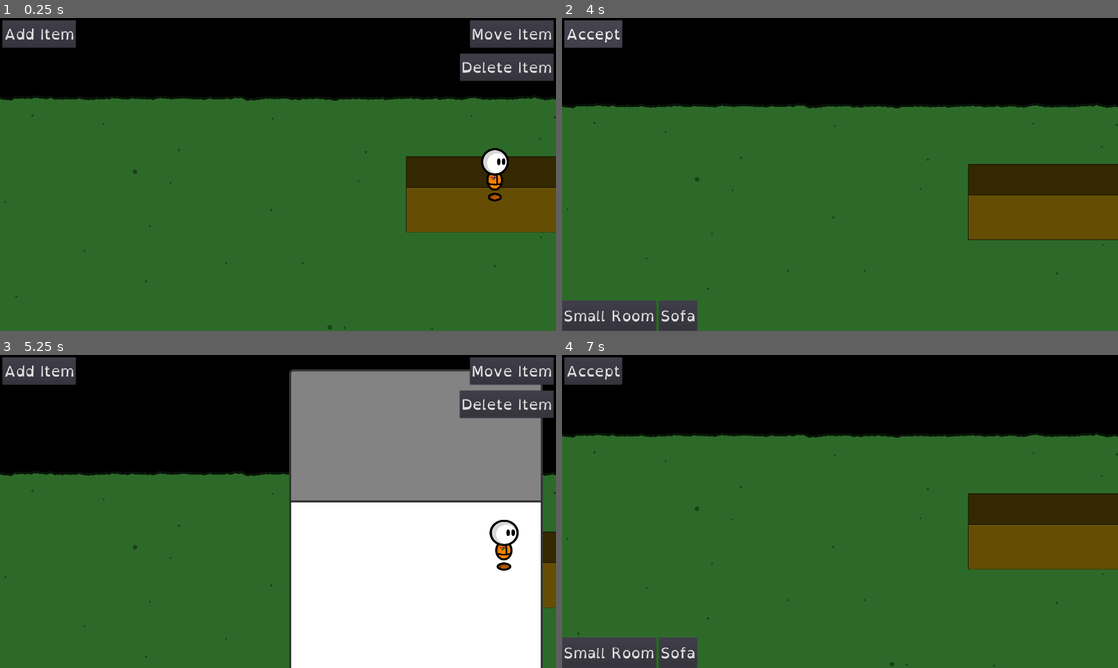
Above: before the commit, frames 1-4 (two rows, left to right).
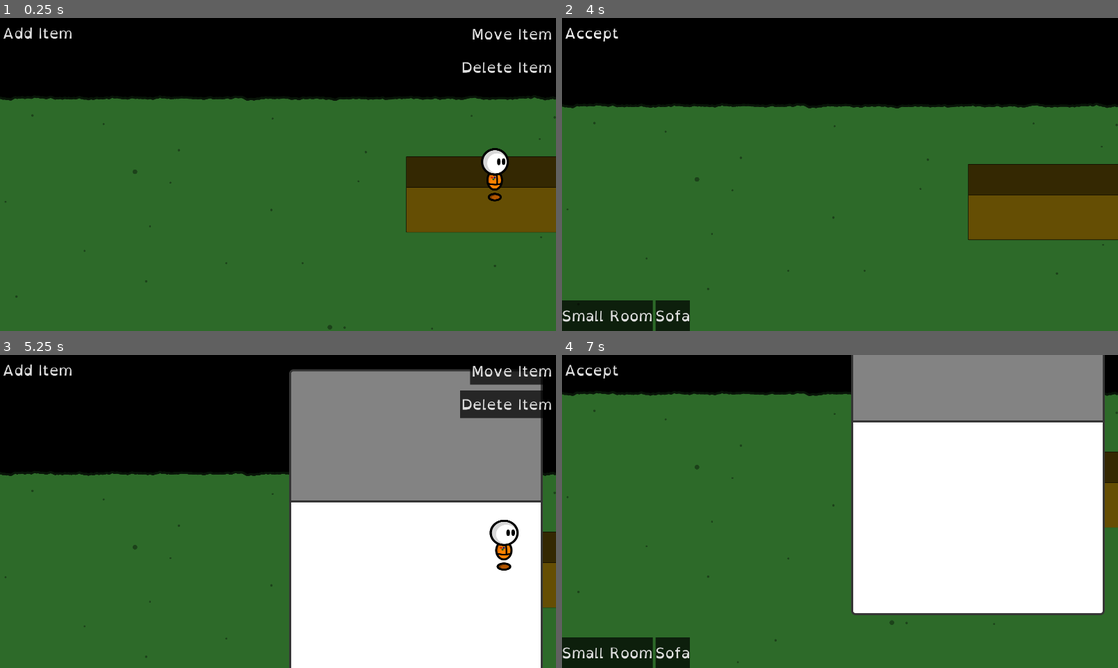
Above: after the commit, the same moments.

Repository: fupicat/szabandoned-0
Game: Godot game, scene res://Scenes/Places/House.tscn
Same seed, same stepped clock (60 frames per second), same inputs: the game is played once before the commit and once after it.
Inputs:
- Up to frame 1 (0.25 s): no input
- Up to frame 2 (4 s): click "Add Item" at 0.5 s; click "Accept" at 1.25 s; click "Move Item" at 2 s; click "Accept" at 2.75 s; hold Right (right) from 3.53 s (still down); hold X (action) from 3.53 s (still down); tap Tab (mode) at 3.8 s
- Up to frame 3 (5.25 s): release Right (right) at 4.25 s; release X (action) at 4.25 s; click "Small Room" at 4.25 s; hold Down (down) from 5.03 s (still down); tap Tab (mode) at 5.1 s
- Up to frame 4 (7 s): tap Home (ui_home) at 5.3 s; release Down (down) at 5.78 s; hold Right (right) 5.78-6.53 s; hold Home (ui_home) 5.78-6.53 s; tap X (action) at 6.05, 6.6 s; hold Page Up (ui_page_up) from 6.53 s (still down); tap Tab (mode) at 6.8 s

The runs differ from the first frame. In frame 1, 3.7% of the frame differs, in the area x 0-100%, y 0-21%; in frame 2, 3.2%; in frame 3, 3.3%; in frame 4, 49%, in the area x 0-100%, y 0-100%.

Commit message:
Pause menu

Diff:
--- a/Scenes/Places/House.tscn
+++ b/Scenes/Places/House.tscn
@@ -1,35 +1,18 @@
-[gd_scene load_steps=11 format=2]
+[gd_scene load_steps=10 format=2]
 
 [ext_resource path="res://Scripts/Places/House.gd" type="Script" id=1]
 [ext_resource path="res://Scenes/Player.tscn" type="PackedScene" id=2]
 [ext_resource path="res://Art/Grama.png" type="Texture" id=3]
 [ext_resource path="res://Art/Placeables/SmallRoom.png" type="Texture" id=4]
 [ext_resource path="res://Scripts/UI/HouseUI.gd" type="Script" id=5]
-[ext_resource path="res://Fonts/OpenDyslexic-Regular.otf" type="DynamicFontData" id=6]
+[ext_resource path="res://SimpleTheme.tres" type="Theme" id=6]
+[ext_resource path="res://Scenes/UI/Pause.tscn" type="PackedScene" id=7]
 
 [sub_resource type="RectangleShape2D" id=1]
 extents = Vector2( 3531.48, 5.19971 )
 
 [sub_resource type="RectangleShape2D" id=2]
 extents = Vector2( 515.904, 215.157 )
-
-[sub_resource type="DynamicFont" id=3]
-size = 50
-font_data = ExtResource( 6 )
-
-[sub_resource type="Theme" id=4]
-default_font = SubResource( 3 )
-Button/colors/font_color = Color( 0.878431, 0.878431, 0.878431, 1 )
-Button/colors/font_color_disabled = Color( 0.9, 0.9, 0.9, 0.2 )
-Button/colors/font_color_hover = Color( 0.941176, 0.941176, 0.941176, 1 )
-Button/colors/font_color_pressed = Color( 1, 1, 1, 1 )
-Button/constants/hseparation = 2
-Button/fonts/font = null
-Button/styles/disabled = null
-Button/styles/focus = null
-Button/styles/hover = null
-Button/styles/normal = null
-Button/styles/pressed = null
 
 [node name="House" type="Node2D"]
 script = ExtResource( 1 )
@@ -99,7 +82,7 @@
 [node name="UI" type="Control" parent="HouseUI"]
 anchor_right = 1.0
 anchor_bottom = 1.0
-theme = SubResource( 4 )
+theme = ExtResource( 6 )
 
 [node name="Mode" type="Button" parent="HouseUI/UI"]
 margin_left = 8.0
@@ -134,21 +117,23 @@
 scroll_vertical_enabled = false
 
 [node name="H" type="HBoxContainer" parent="HouseUI/UI/Items"]
-margin_right = 466.0
+margin_right = 442.0
 margin_bottom = 106.0
 size_flags_vertical = 3
 custom_constants/separation = 10
 
 [node name="SmallRoom" type="Button" parent="HouseUI/UI/Items/H"]
-margin_right = 325.0
+margin_right = 313.0
 margin_bottom = 106.0
 text = "Small Room"
 
 [node name="Sofa" type="Button" parent="HouseUI/UI/Items/H"]
-margin_left = 335.0
-margin_right = 466.0
+margin_left = 323.0
+margin_right = 442.0
 margin_bottom = 106.0
 text = "Sofa"
+
+[node name="Pause" parent="." instance=ExtResource( 7 )]
 [connection signal="body_entered" from="Grama/PlacentDown" to="." method="_on_Placent_body_entered"]
 [connection signal="body_exited" from="Grama/PlacentDown" to="." method="_on_Placent_body_exited"]
 [connection signal="body_entered" from="Grama/PlacentUp" to="." method="_on_PlacentUp_body_entered"]
--- /dev/null
+++ b/Scenes/UI/Pause.tscn
@@ -0,0 +1,77 @@
+[gd_scene load_steps=3 format=2]
+
+[ext_resource path="res://Scripts/UI/Pause.gd" type="Script" id=1]
+[ext_resource path="res://SimpleTheme.tres" type="Theme" id=2]
+
+[node name="Pause" type="CanvasLayer"]
+script = ExtResource( 1 )
+
+[node name="Pause" type="Control" parent="."]
+pause_mode = 2
+visible = false
+anchor_right = 1.0
+anchor_bottom = 1.0
+theme = ExtResource( 2 )
+
+[node name="ColorRect" type="ColorRect" parent="Pause"]
+anchor_right = 1.0
+anchor_bottom = 1.0
+color = Color( 0, 0, 0, 0.313726 )
+
+[node name="ScrollContainer" type="ScrollContainer" parent="Pause"]
+anchor_right = 1.0
+anchor_bottom = 1.0
+margin_left = 100.0
+margin_top = 10.0
+margin_right = -100.0
+margin_bottom = -10.0
+scroll_horizontal_enabled = false
+
+[node name="Bts" type="VBoxContainer" parent="Pause/ScrollContainer"]
+margin_top = 358.0
+margin_right = 1720.0
+margin_bottom = 702.0
+size_flags_horizontal = 3
+size_flags_vertical = 6
+custom_constants/separation = 10
+
+[node name="Continue" type="Button" parent="Pause/ScrollContainer/Bts"]
+margin_right = 1720.0
+margin_bottom = 88.0
+text = "Continue"
+
+[node name="Man" type="HBoxContainer" parent="Pause/ScrollContainer/Bts"]
+margin_top = 98.0
+margin_right = 1720.0
+margin_bottom = 186.0
+size_flags_horizontal = 3
+custom_constants/separation = 10
+
+[node name="Save" type="Button" parent="Pause/ScrollContainer/Bts/Man"]
+margin_right = 855.0
+margin_bottom = 88.0
+size_flags_horizontal = 3
+text = "Save Game"
+
+[node name="Load" type="Button" parent="Pause/ScrollContainer/Bts/Man"]
+margin_left = 865.0
+margin_right = 1720.0
+margin_bottom = 88.0
+size_flags_horizontal = 3
+text = "Load Game"
+
+[node name="Container" type="Container" parent="Pause/ScrollContainer/Bts"]
+margin_top = 196.0
+margin_right = 1720.0
+margin_bottom = 246.0
+rect_min_size = Vector2( 0, 50 )
+
+[node name="Quit" type="Button" parent="Pause/ScrollContainer/Bts"]
+margin_top = 256.0
+margin_right = 1720.0
+margin_bottom = 344.0
+text = "Save and Quit"
+[connection signal="pressed" from="Pause/ScrollContainer/Bts/Continue" to="." method="_on_Continue_pressed"]
+[connection signal="pressed" from="Pause/ScrollContainer/Bts/Man/Save" to="." method="_on_Save_pressed"]
+[connection signal="pressed" from="Pause/ScrollContainer/Bts/Man/Load" to="." method="_on_Load_pressed"]
+[connection signal="pressed" from="Pause/ScrollContainer/Bts/Quit" to="." method="_on_Quit_pressed"]
--- a/Scripts/Global.gd
+++ b/Scripts/Global.gd
@@ -1,6 +1,9 @@
 extends Node
 
 var house = []
+
+func _init():
+    pause_mode = Node.PAUSE_MODE_PROCESS
 
 func _ready():
     var file = File.new()
@@ -8,15 +11,12 @@
         load_game()
     else:
         save_game()
-    pass
 
 func _input(event):
-    if event.is_action_pressed("ui_home"):
-        load_game()
-    if event.is_action_pressed('ui_page_up'):
-        save_game()
+    if event.is_action_pressed('pause'):
+        pause()
 
-func save_game():
+func save_game(var quit = false):
     house = []
     for node in get_tree().get_nodes_in_group('Interactable'):
         house.append({'file':node.filename, 'pos':node.global_position, 'sprite':node.get_node('Sprite').texture.resource_path, 'scale':node.scale})
@@ -29,6 +29,8 @@
     file.store_string(to_json(content))
     file.close()
     print('Game saved to ' + OS.get_user_data_dir())
+    if quit:
+        get_tree().quit()
 
 func load_game():
     var file = File.new()
@@ -37,3 +39,7 @@
     file.close()
     house = loading['house']
     var _err = get_tree().change_scene(loading['scene'])
+
+func pause():
+    get_tree().paused = !get_tree().paused
+    get_tree().current_scene.get_node('Pause/Pause').visible = get_tree().paused
--- /dev/null
+++ b/Scripts/UI/Pause.gd
@@ -0,0 +1,16 @@
+extends CanvasLayer
+
+func _on_Continue_pressed():
+    Global.pause()
+
+func _on_Save_pressed():
+    Global.pause()
+    Global.save_game()
+
+func _on_Load_pressed():
+    Global.pause()
+    Global.load_game()
+
+func _on_Quit_pressed():
+    Global.pause()
+    Global.save_game(true)
--- /dev/null
+++ b/SimpleTheme.tres
@@ -0,0 +1,38 @@
+[gd_resource type="Theme" load_steps=8 format=2]
+
+[ext_resource path="res://Fonts/OpenDyslexic-Regular.otf" type="DynamicFontData" id=1]
+
+[sub_resource type="StyleBoxFlat" id=2]
+bg_color = Color( 0, 0, 0, 0.709804 )
+
+[sub_resource type="StyleBoxFlat" id=3]
+draw_center = false
+border_width_left = 5
+border_width_right = 5
+
+[sub_resource type="StyleBoxFlat" id=4]
+bg_color = Color( 0, 0, 0, 0.52549 )
+
+[sub_resource type="StyleBoxFlat" id=5]
+bg_color = Color( 0, 0, 0, 0.709804 )
+
+[sub_resource type="StyleBoxFlat" id=6]
+bg_color = Color( 0, 0, 0, 0.709804 )
+
+[sub_resource type="DynamicFont" id=1]
+size = 50
+font_data = ExtResource( 1 )
+
+[resource]
+default_font = SubResource( 1 )
+Button/colors/font_color = Color( 0.878431, 0.878431, 0.878431, 1 )
+Button/colors/font_color_disabled = Color( 0.9, 0.9, 0.9, 0.2 )
+Button/colors/font_color_hover = Color( 0.941176, 0.941176, 0.941176, 1 )
+Button/colors/font_color_pressed = Color( 1, 1, 1, 1 )
+Button/constants/hseparation = 2
+Button/fonts/font = null
+Button/styles/disabled = SubResource( 2 )
+Button/styles/focus = SubResource( 3 )
+Button/styles/hover = SubResource( 4 )
+Button/styles/normal = SubResource( 5 )
+Button/styles/pressed = SubResource( 6 )
--- a/project.godot
+++ b/project.godot
@@ -76,6 +76,7 @@
 run={
 "deadzone": 0.5,
 "events": [ Object(InputEventKey,"resource_local_to_scene":false,"resource_name":"","device":0,"alt":false,"shift":false,"control":false,"meta":false,"command":false,"pressed":false,"scancode":90,"unicode":0,"echo":false,"script":null)
+, Object(InputEventKey,"resource_local_to_scene":false,"resource_name":"","device":0,"alt":false,"shift":false,"control":false,"meta":false,"command":false,"pressed":false,"scancode":16777237,"unicode":0,"echo":false,"script":null)
  ]
 }
 mode={
@@ -83,6 +84,11 @@
 "events": [ Object(InputEventKey,"resource_local_to_scene":false,"resource_name":"","device":0,"alt":false,"shift":false,"control":false,"meta":false,"command":false,"pressed":false,"scancode":16777218,"unicode":0,"echo":false,"script":null)
  ]
 }
+pause={
+"deadzone": 0.5,
+"events": [ Object(InputEventKey,"resource_local_to_scene":false,"resource_name":"","device":0,"alt":false,"shift":false,"control":false,"meta":false,"command":false,"pressed":false,"scancode":16777217,"unicode":0,"echo":false,"script":null)
+ ]
+}
 
 [rendering]
 
